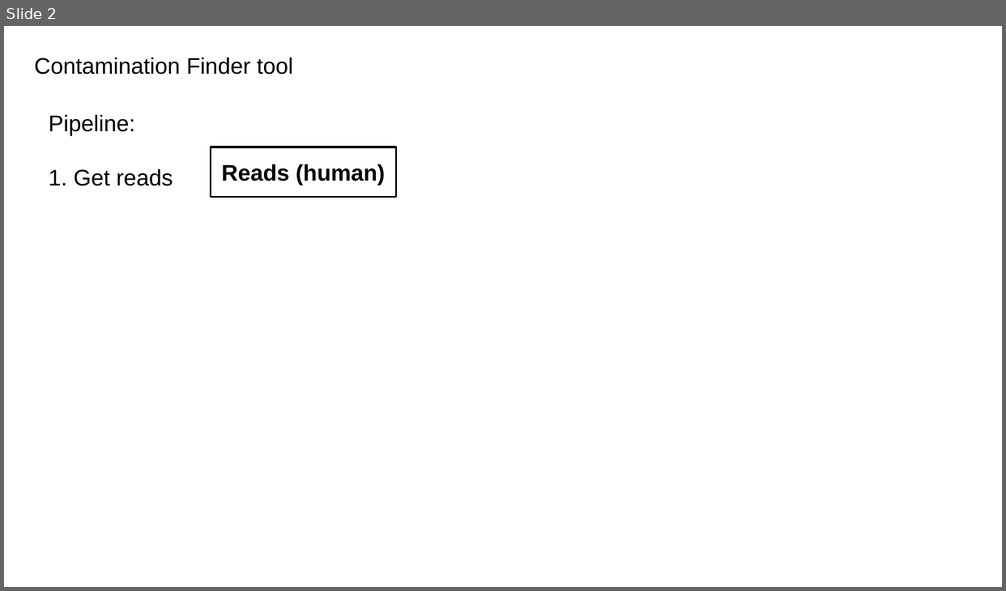
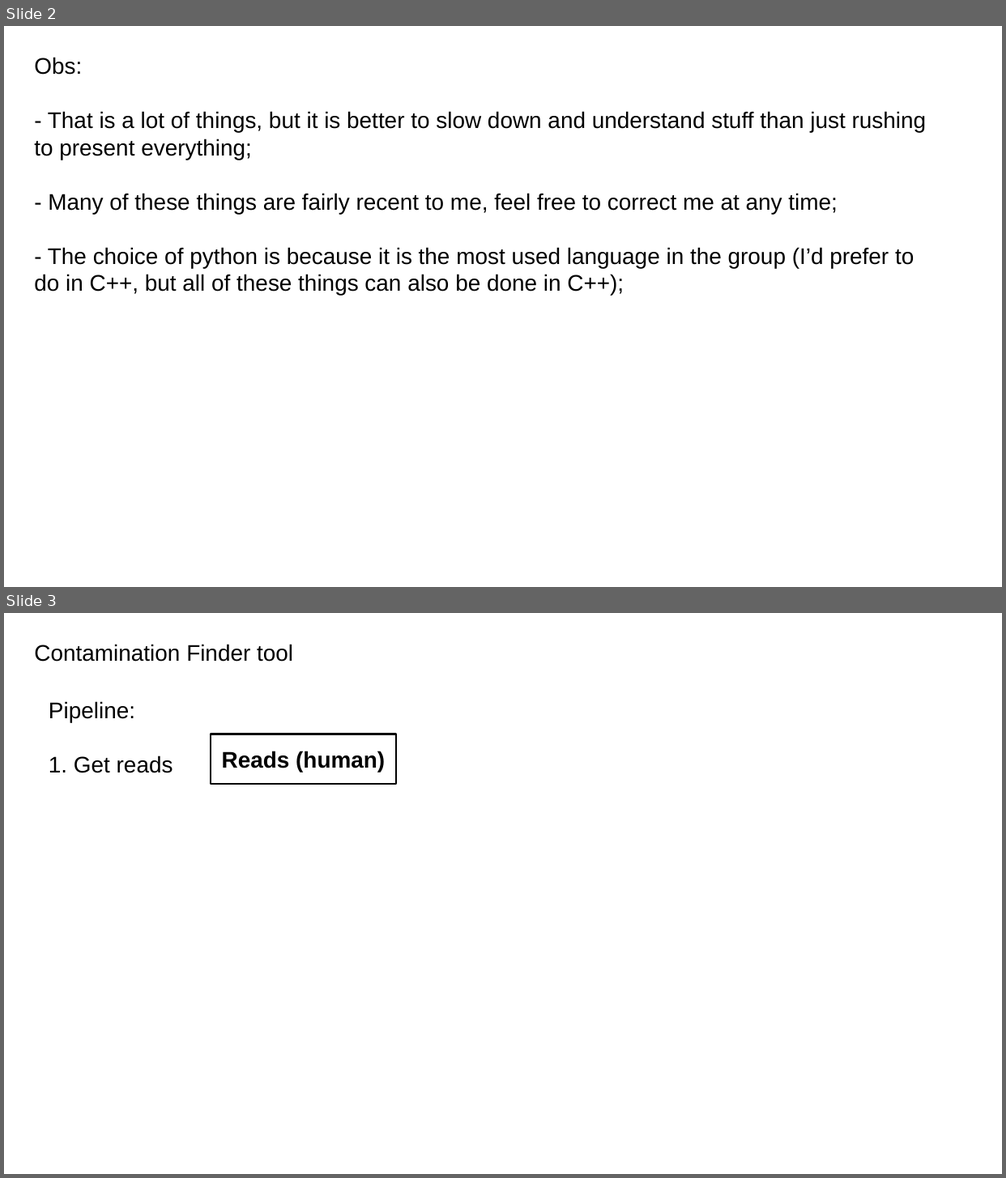
Before and after one commit to leoisl/mocking_grp_meeting, a slide deck: slides/slides.odp. Shown one above the other, each under a label of ours: slide 2 before the commit, slides 2 and 3 after it. The pictures are 1006x591 and 1006x1178 pixels, drawn with LibreOffice and Linux fonts; fonts in the diff are those of the drawing. Boxes give left, top, right and bottom in pixels: in the first picture for what was removed or moved away, otherwise in the second. Text is boxed around its words. In the diff, an @@ line names an element or a change of style, - is before the commit and + after.

```diff
--- a/slides/slides.odp
+++ b/slides/slides.odp
@@ slide 2 added at bbox=[4, 26, 1002, 587], background #FFFFFF @@
@@ text added at bbox=[34, 57, 927, 296], 18 pt, text #000000 @@
+Obs:
+- That is a lot of things, but it is better to slow down and understand stuff than just rushing to present everything;
+- Many of these things are fairly recent to me, feel free to correct me at any time;
+- The choice of python is because it is the most used language in the group (I’d prefer to do in C++, but all of these things can also be done in C++);
@@ what was slide 2 is now slide 3 @@
```
Also in this commit, not shown: 7 slides changed, 12 other slides added, 2 slides removed, 8 other files.
